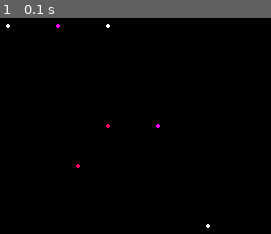
Above: before the commit, frame 1.
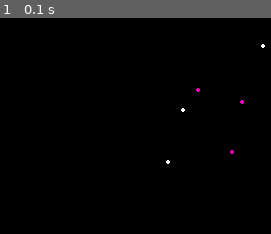
Above: after the commit, the same moment.

Repository: Mochacinno/crowd-simulation
Game: pygame game, started from import pygame.py
Same seed, same stepped clock (60 frames per second), same inputs: the game is played once before the commit and once after it.
Inputs:
- Up to frame 1 (0.1 s): no input

The runs differ from the first frame. In frame 1, 0.3% of the frame differs, in the area x 2-98%, y 2-98%.

Commit message:
completion du fct chercher pt equidistant

Diff:
--- a/import pygame.py
+++ b/import pygame.py
@@ -3,6 +3,7 @@
 from random import randint
 from config import *
 import numpy as np
+import math
 
 pygame.init()
 clock = pygame.time.Clock()
@@ -49,29 +50,37 @@
                 self.cible_2 = dict_humains[list(dict_humains.keys())[index_cible_2]]
                 res = True
 
-        print(self.cible_1.id, self.cible_2.id)
+        #print(self.cible_1.id, self.cible_2.id)
 
     def court_chemin_vect(self):
         x1, y1 = self.cible_1.x, self.cible_1.y
         x2, y2 = self.cible_2.x, self.cible_2.y
-        a = ( y2 - y1 ) / ( x2 - x1 ) # pente
+        pente = np.array([x1-x2, y1-y2]) #theta
         midpoint = (self.cible_1.pos + self.cible_2.pos) / 2
-        # equation is midpoint y = (-1/a) * midpoint x + c1
-        c1 = midpoint[1] + ( midpoint[0] / a )
-        # other equation is self.y = a * self.x + c2
-        c2 = self.y - ( a * self.y )
-        # now the intersection between the two
-        # -1 /a * interx+ c1 = a * interx + c2
-        # -1 /a * interx - a* interx = c2- c1
-        # interx(-1/a -a) = c2-c1
-        # interx = a( c2 - c1) / (-1 - a**2)
-        interx = (a * ( c2 - c1 ))/(-1-a**2)
-        pygame.draw.circle(screen, (255, 0, 255), midpoint, 2)
-        pygame.draw.circle(screen, (255, 0, 100), (interx, a * interx + c2), 2)
+        theta_pente = math.atan2(pente[1], pente[0])
+        print(np.degrees(theta_pente))
+        vectdir = np.array([math.cos(theta_pente), math.sin(theta_pente)])
+        print(vectdir)
+        perp_vectdir = np.array([-math.sin(theta_pente), math.cos(theta_pente)])
+        print(perp_vectdir)
+        res = np.linalg.solve([[perp_vectdir[0], vectdir[0]], [perp_vectdir[1], vectdir[1]]], self.pos - midpoint)
+        print(res)
+        self.point = perp_vectdir * res[0] + midpoint
+        #print(theta_pente)
+        print(self.point)
+        pygame.draw.circle(screen, (255, 0, 200), self.point, 2)
+
+
+
+
+
+
+        #pygame.draw.circle(screen, (255, 0, 255), midpoint, 2)
+        #pygame.draw.circle(screen, (255, 0, 255), (100, (-1/a) * 100 + b1), 2)
         #pygame.draw.line(screen, (255, 0, 255), midpoint, midpoint * 1 / - a)
 
-        b = self.y - self.x * a
-        self.vect_directeur = normalize_vector(np.array([1, a]))
+        #b = self.y - self.x * a
+        #self.vect_directeur = normalize_vector(np.array([1, a]))
         #pygame.draw.line(screen, WHITE, self.pos, self.pos+10*self.vect_directeur)
 
     def bouger(self):
@@ -123,14 +132,16 @@
                     # Humain n'est pas entre self et cible 1
                     cible2_en_vue = True
         return cible1_en_vue, cible2_en_vue
-
+"""
 dico_test={"A": Humain(100,100,0),
            "B": Humain(200, 100,1),
            "C": Humain(300,300,2)}
 for humain in dico_test.values():
     humain.choisir_cible(dico_test)
 
+dico_test["B"].court_chemin_vect()
 """
+
 # La dictionnaire des gens
 dict_humains = {}
 
@@ -143,10 +154,10 @@
 for humain in dict_humains.values():
     dict_humains_temp = dict_humains.copy()
     humain.choisir_cible(dict_humains_temp)
-"""
+
 # Boucle principale
-
-while True:
+x = True
+while x:
     clock.tick(60)
     for event in pygame.event.get():
         if event.type == pygame.QUIT:
@@ -155,7 +166,7 @@
 
     screen.fill(BLACK)
 
-    for humain in dico_test.values():
+    for humain in dict_humains.values():
         #humain.bouger()
         humain.afficher()
         humain.court_chemin_vect()
